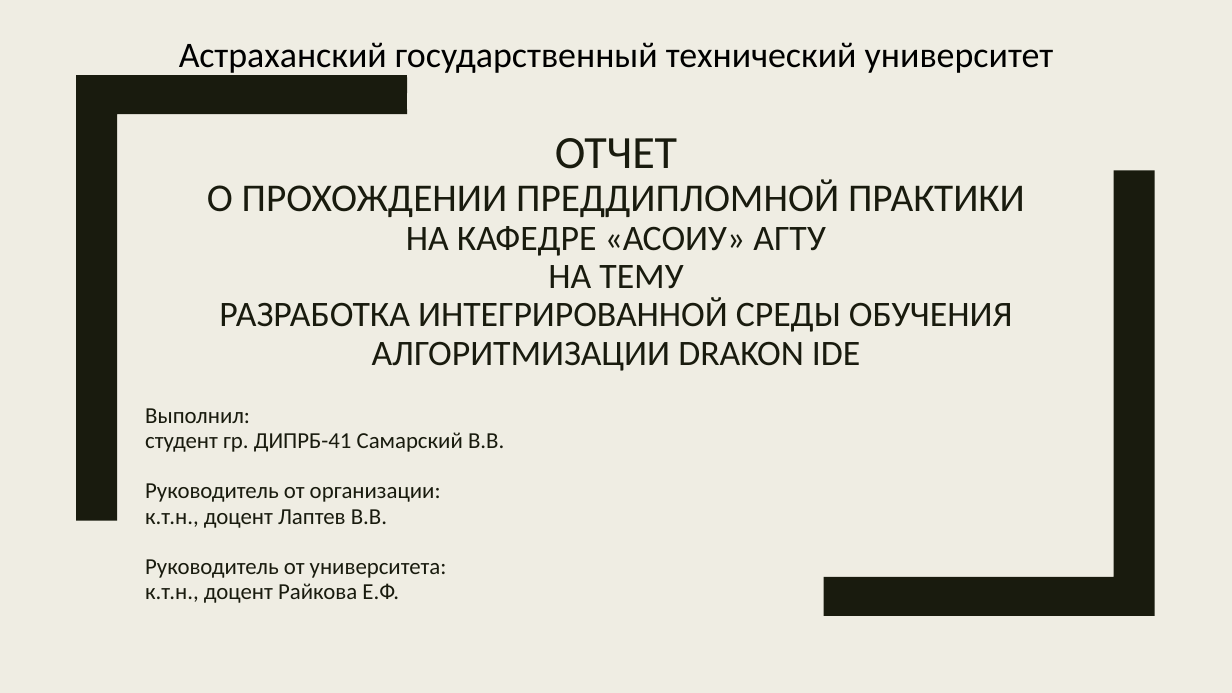
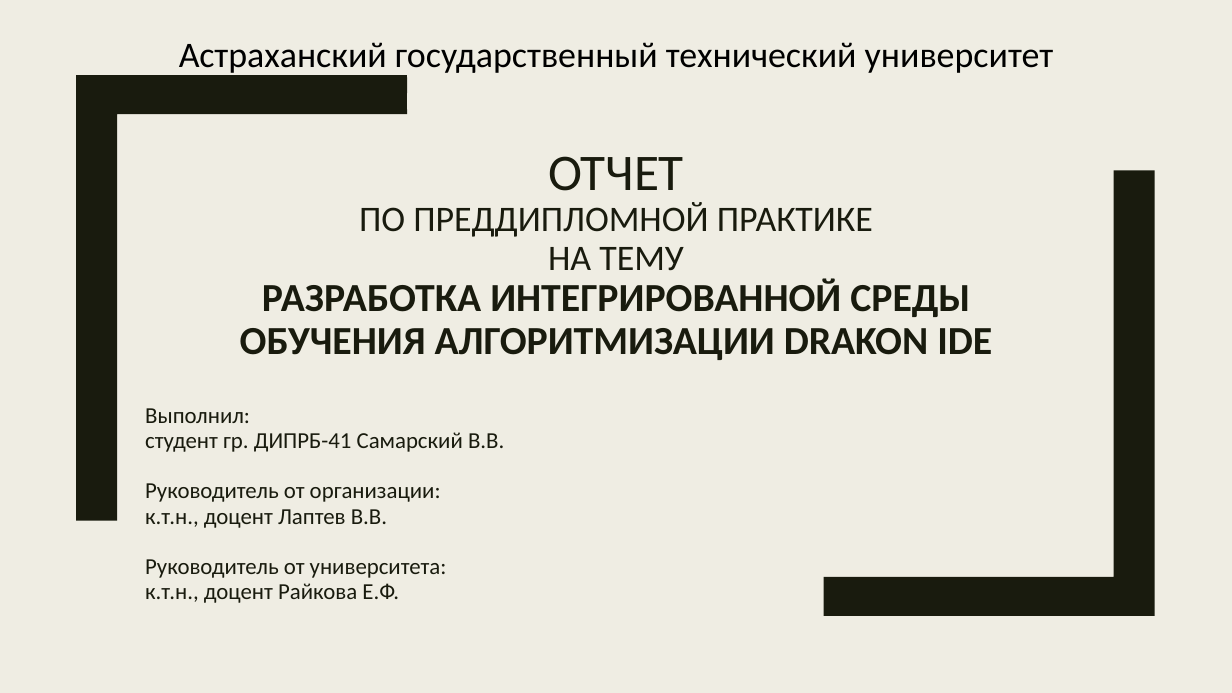
Before and after one commit to samarsky-canary/dragon, a slide deck: slide 1 of dizdocs/dipl_practise.pptx. Drawn at 1232x693 pixels with LibreOffice and Linux fonts; fonts in the diff are those of the drawing. Boxes give left, top, right and bottom in pixels: in the first picture for what was removed or moved away, otherwise in the second. Text is boxed around its words. In the diff, an @@ line names an element or a change of style, - is before the commit and + after.

```diff
--- a/dizdocs/dipl_practise.pptx
+++ b/dizdocs/dipl_practise.pptx
@@ title at [240,156,992,360]: text changed; size 27.9 to 31 pt; bold on @@
-ОТЧЕТ
-О ПРОХОЖДЕНИИ ПРЕДДИПЛОМНОЙ ПРАКТИКИ
-НА КАФЕДРЕ «АСОИУ» АГТУ
-НА ТЕМУ
-РАЗРАБОТКА ИНТЕГРИРОВАННОЙ СРЕДЫ ОБУЧЕНИЯ АЛГОРИТМИЗАЦИИ DRAKON IDE
+ОТЧЕТ
+ПО ПРЕДДИПЛОМНОЙ ПРАКТИКЕ
+НА ТЕМУ
+РАЗРАБОТКА ИНТЕГРИРОВАННОЙ СРЕДЫ ОБУЧЕНИЯ АЛГОРИТМИЗАЦИИ DRAKON IDE
```
Also in this commit, not shown: 15 other slides changed, 8 other files.
